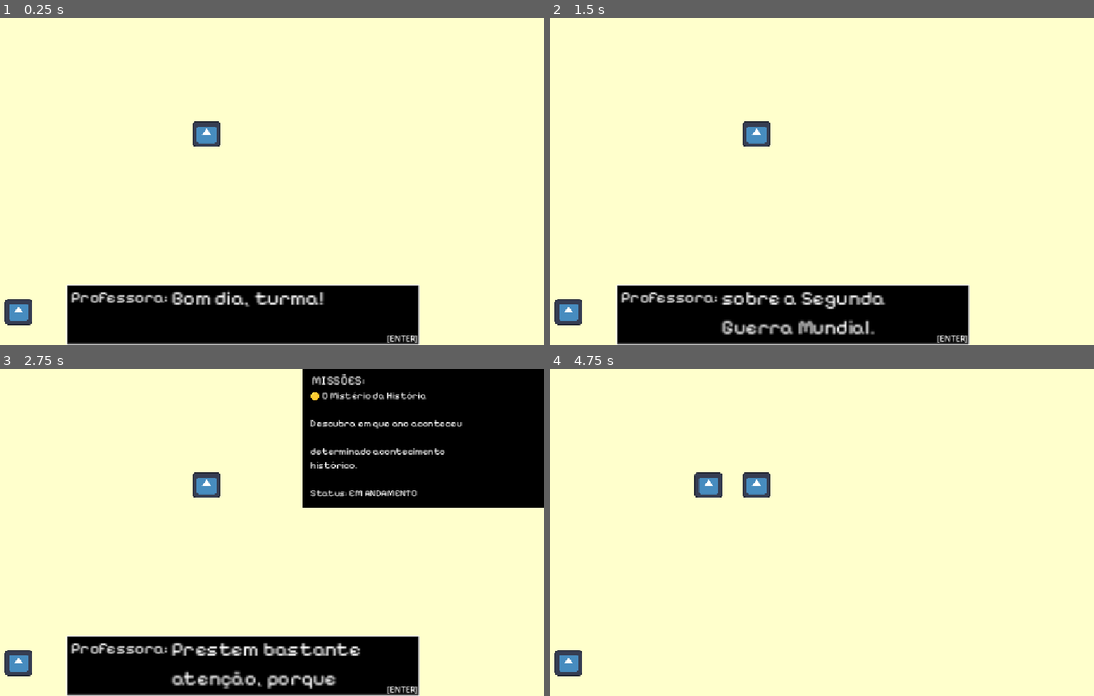
Above: before the commit, frames 1-4 (two rows, left to right).
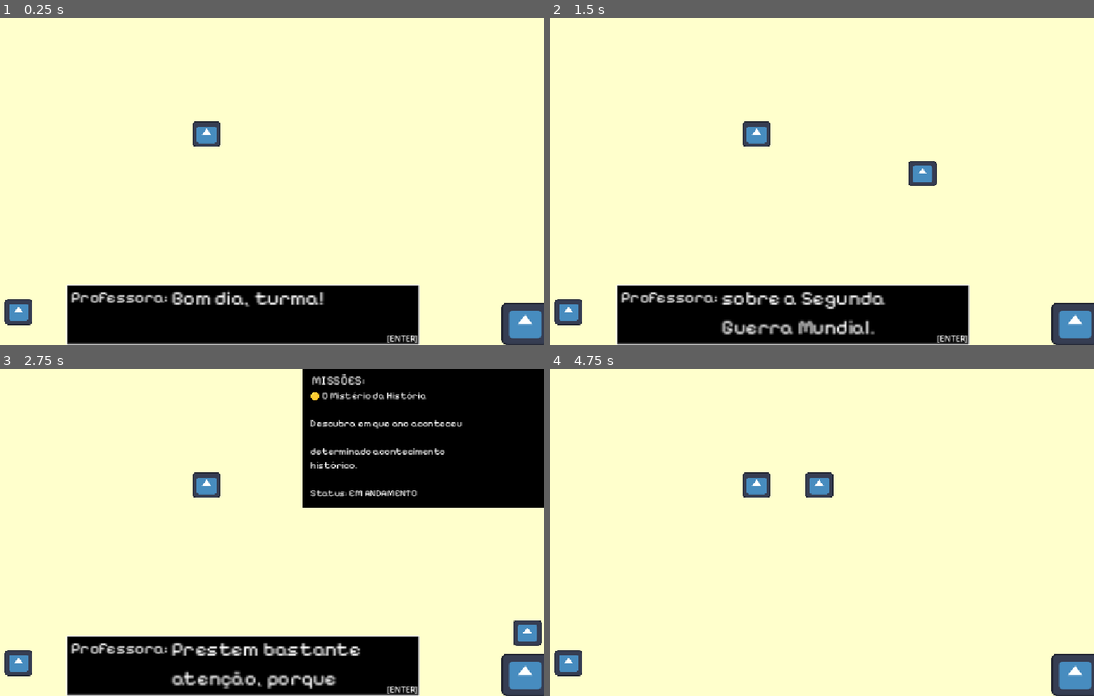
Above: after the commit, the same moments.

Repository: Mikuzinha/Brain-Quest
Game: Godot game, scene res://scenes/map/Classroom.tscn
Two runs of this game, one before a commit and one after it. Both use one fixed random seed, a clock stepped at 60 frames per second and the inputs below. The engine's default icon, where the game draws it, is replaced by a stand-in: a white triangle on a blue panel in a dark square.
Inputs:
- Up to frame 1 (0.25 s): no input
- Up to frame 2 (1.5 s): tap Enter (ui_accept) at 0.5, 0.77 s; hold Right (ui_right) 0.53-1.28 s; tap J at 0.6, 1.35 s; hold Down (ui_down) from 1.28 s (still down)
- Up to frame 3 (2.75 s): tap Enter (ui_accept) at 1.52 s; release Down (ui_down) at 2.03 s; hold Right (ui_right) from 2.03 s (still down); tap J at 2.1 s
- Up to frame 4 (4.75 s): release Right (ui_right) at 2.78 s; hold Up (ui_up) 2.78-3.53 s; tap J at 2.85, 3.6, 4.35 s; tap Enter (ui_accept) at 3.02, 3.77, 4.25, 4.52 s; hold Left (ui_left) from 3.53 s (still down)

The runs differ from the first frame. In frame 1, 1.0% of the frame differs, in the area x 92-100%, y 87-100%; in frame 2, 1.4%; in frame 3, 1.4%; in frame 4, 1.8%, in the area x 26-100%, y 31-100%.

Commit message:
Adicionei sistema do portal

Diff:
--- a/scenes/map/Classroom.tscn
+++ b/scenes/map/Classroom.tscn
@@ -7,6 +7,7 @@
 [ext_resource type="Script" uid="uid://b20efwepuxbim" path="res://dialogue.gd" id="5_qmvgv"]
 [ext_resource type="FontFile" uid="uid://m0u06dfqto8e" path="res://assets/fonts/PixelifySans-VariableFont_wght.ttf" id="6_evsgb"]
 [ext_resource type="Script" uid="uid://bp06hwfclme07" path="res://script/missions.gd" id="7_nir4y"]
+[ext_resource type="PackedScene" uid="uid://csqsasl8wdc52" path="res://time_portal.tscn" id="8_jya7e"]
 
 [sub_resource type="TileSet" id="TileSet_4lohb"]
 
@@ -42,6 +43,7 @@
 [node name="Background" type="Node2D" parent="." unique_id=1007993575]
 
 [node name="ColorRect" type="ColorRect" parent="Background" unique_id=1379639334]
+offset_left = -7.0
 offset_right = 800.0
 offset_bottom = 500.0
 color = Color(1, 1, 0.8, 1)
@@ -178,3 +180,7 @@
 theme_override_fonts/font = ExtResource("6_evsgb")
 text = "Nenhuma missão recebida."
 autowrap_mode = 3
+
+[node name="TimePortal" parent="." unique_id=2133624978 instance=ExtResource("8_jya7e")]
+position = Vector2(769, 467)
+scale = Vector2(0.5, 0.5)
--- /dev/null
+++ b/scenes/map/coliseum.tscn
@@ -0,0 +1,16 @@
+[gd_scene format=3 uid="uid://ty8fhb2xqnmn"]
+
+[ext_resource type="PackedScene" uid="uid://dekutn00rkxyt" path="res://scenes/player/player.tscn" id="1_6cxs5"]
+
+[node name="Coliseum" type="Node2D" unique_id=1260014534]
+
+[node name="Polygon2D" type="Polygon2D" parent="." unique_id=1099546421]
+color = Color(0.84705883, 0.54901963, 0.34509805, 1)
+polygon = PackedVector2Array(-584, -328, 581, -322, 585, 321, -579, 319)
+uv = PackedVector2Array(-100.66701, -58.666664, 40.66632, -60.666664, 39.999664, 0, -106.000336, 0.66667175)
+
+[node name="Player" parent="." unique_id=711855411 instance=ExtResource("1_6cxs5")]
+
+[node name="Camera2D" type="Camera2D" parent="." unique_id=1012329276]
+
+[node name="Sprite2D" type="Sprite2D" parent="." unique_id=351653943]
--- a/scenes/player/player.gd
+++ b/scenes/player/player.gd
@@ -2,7 +2,7 @@
 
 const SPEED = 300.0
 
-var can_move = false
+var can_move = true
 
 
 func _physics_process(_delta: float) -> void:
--- /dev/null
+++ b/time_portal.gd
@@ -0,0 +1,13 @@
+extends Area2D
+
+func _ready() -> void:
+	pass
+
+func _process(delta: float) -> void:
+	pass
+
+func _on_body_entered(body: Node2D) -> void:
+	print("Quem entrou: ", body.name)
+
+	if body.name == "Player":
+		get_tree().change_scene_to_file("res://scenes/map/coliseum.tscn")
--- /dev/null
+++ b/time_portal.tscn
@@ -0,0 +1,18 @@
+[gd_scene format=3 uid="uid://csqsasl8wdc52"]
+
+[ext_resource type="Script" uid="uid://skymlwwh1k17" path="res://time_portal.gd" id="1_wf0d1"]
+[ext_resource type="Texture2D" uid="uid://c4fmvje56javp" path="res://icon.svg" id="1_wijci"]
+
+[sub_resource type="CircleShape2D" id="CircleShape2D_ye1iw"]
+
+[node name="TimePortal" type="Area2D" unique_id=2133624978]
+script = ExtResource("1_wf0d1")
+
+[node name="Sprite2D" type="Sprite2D" parent="." unique_id=1152973373]
+texture = ExtResource("1_wijci")
+
+[node name="CollisionShape2D" type="CollisionShape2D" parent="." unique_id=1480888195]
+position = Vector2(5, 2)
+shape = SubResource("CircleShape2D_ye1iw")
+
+[connection signal="body_entered" from="." to="." method="_on_body_entered"]
Not shown, added: time_portal.gd.uid
